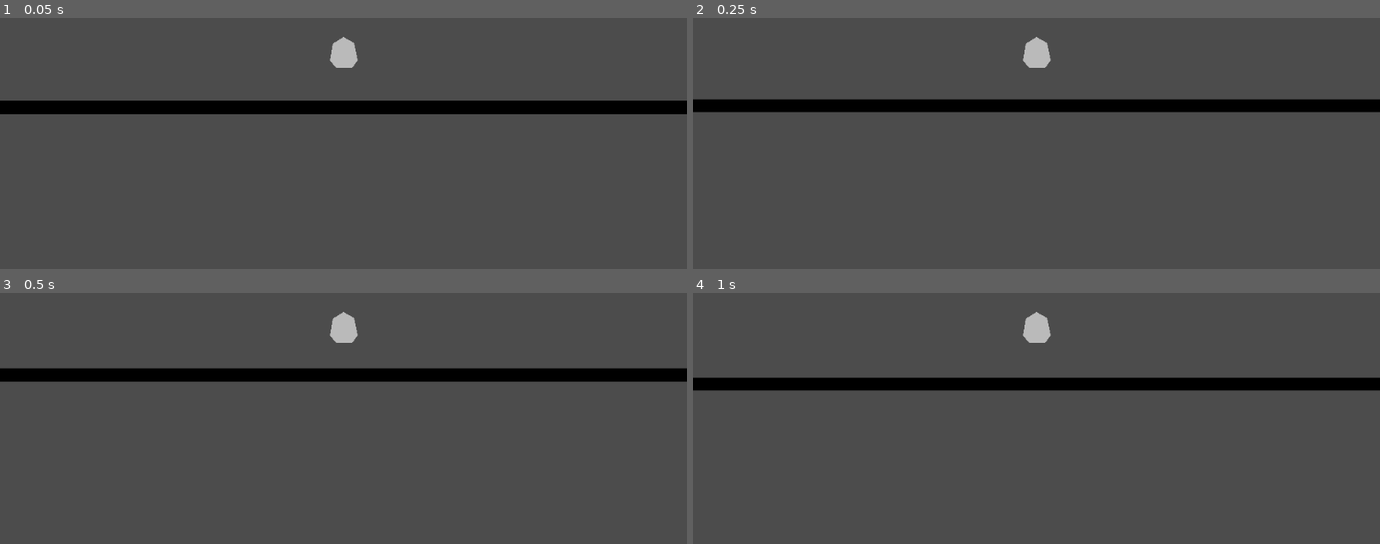
Above: before the commit, frames 1-4 (two rows, left to right).
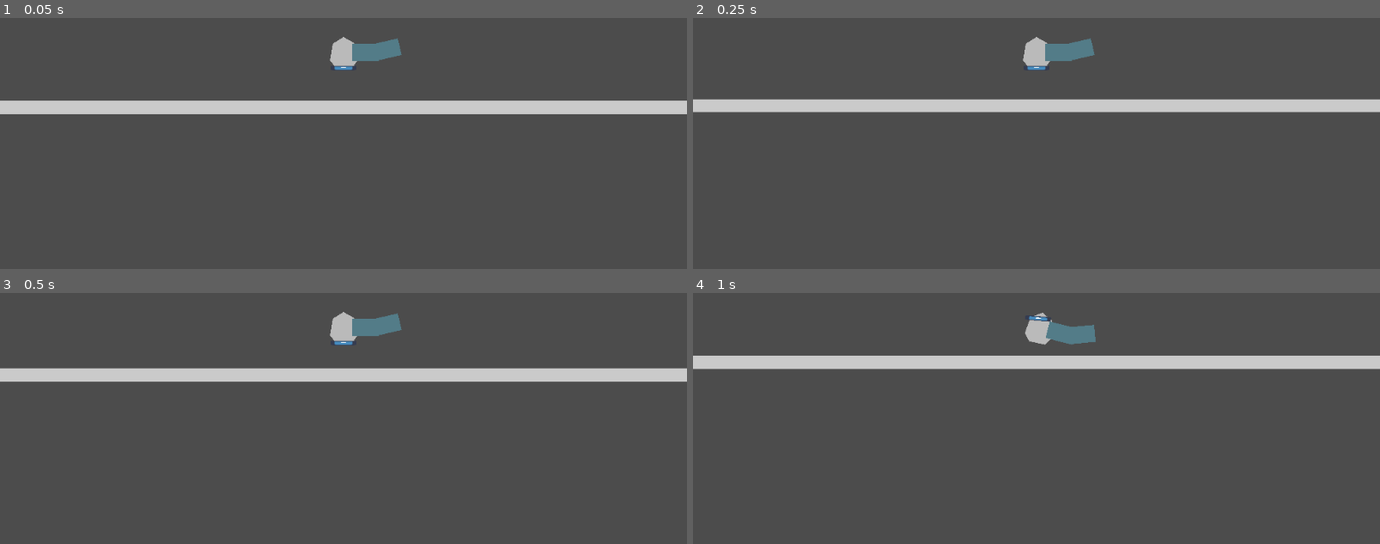
Above: after the commit, the same moments.

Repository: mikhail-shafigullin/godot-wild-jam-58
Game: Godot game, scene res://NN_test/PhysicTest.tscn
The game is run twice, just before and just after one commit, with the same random seed, the same clock (stepped at 60 frames per second) and the same inputs. The project has no main scene, so this scene is started directly. The engine's default icon, where the game draws it, is replaced by a stand-in: a white triangle on a blue panel in a dark square.
Inputs:
- Up to frame 1 (0.05 s): no input
- Up to frame 2 (0.25 s): no input
- Up to frame 3 (0.5 s): no input
- Up to frame 4 (1 s): tap Enter (ui_accept) at 0.5, 0.6, 0.77 s

The runs differ from the first frame. In frame 1, 6.0% of the frame differs, in the area x 0-100%, y 8-39%; in frame 2, 6.0%; in frame 3, 6.4%; in frame 4, 12%, in the area x 0-100%, y 7-40%.

Commit message:
ship core init

Diff:
--- a/NN_test/PhysicTest.tscn
+++ b/NN_test/PhysicTest.tscn
@@ -1,14 +1,10 @@
-[gd_scene load_steps=6 format=2]
+[gd_scene load_steps=4 format=2]
 
 [ext_resource path="res://NN_test/1x1.png" type="Texture" id=1]
 [ext_resource path="res://src/characters/Player.tscn" type="PackedScene" id=2]
-[ext_resource path="res://src/ship/thrust/Thruster.gd" type="Script" id=3]
 
 [sub_resource type="RectangleShape2D" id=1]
 extents = Vector2( 513.5, 10 )
-
-[sub_resource type="RectangleShape2D" id=2]
-extents = Vector2( 22.5, 6.5 )
 
 [node name="PhysicTest" type="Node2D"]
 
@@ -25,21 +21,5 @@
 texture = ExtResource( 1 )
 
 [node name="Player" parent="." instance=ExtResource( 2 )]
-position = Vector2( 518, 524 )
-collision_layer = 0
-mode = 2
-
-[node name="PinJoint2D" type="PinJoint2D" parent="Player"]
-node_a = NodePath("..")
-node_b = NodePath("../Thruster")
-softness = 5.51
-
-[node name="Thruster" type="RigidBody2D" parent="Player"]
-position = Vector2( -518, -524 )
-collision_layer = 0
-mode = 2
-script = ExtResource( 3 )
-
-[node name="CollisionShape2D" type="CollisionShape2D" parent="Player/Thruster"]
-position = Vector2( 518, 531 )
-shape = SubResource( 2 )
+position = Vector2( 519, 524 )
+breaking_distance = 3.0
--- a/project.godot
+++ b/project.godot
@@ -9,10 +9,25 @@
 config_version=4
 
 _global_script_classes=[ {
+"base": "PartBase",
+"class": "Frame",
+"language": "GDScript",
+"path": "res://src/ship/struct/Frame.gd"
+}, {
 "base": "RigidBody2D",
 "class": "PartBase",
 "language": "GDScript",
 "path": "res://src/ship/PartBase.gd"
+}, {
+"base": "PartBase",
+"class": "PartUtil",
+"language": "GDScript",
+"path": "res://src/ship/utils/PartUtil.gd"
+}, {
+"base": "PartBase",
+"class": "ShipCore",
+"language": "GDScript",
+"path": "res://src/ship/ShipCore.gd"
 }, {
 "base": "PartBase",
 "class": "Thruster",
@@ -20,7 +35,10 @@
 "path": "res://src/ship/thrust/Thruster.gd"
 } ]
 _global_script_class_icons={
+"Frame": "",
 "PartBase": "",
+"PartUtil": "",
+"ShipCore": "",
 "Thruster": ""
 }
 
@@ -32,6 +50,10 @@
 [autoload]
 
 State="*res://src/State.gd"
+
+[global]
+
+collision=false
 
 [gui]
 
--- a/src/State.gd
+++ b/src/State.gd
@@ -2,4 +2,4 @@
 
 # Тут будут жить наши глобальные штуки
 var sceneManager: Node2D;
-var player: RigidBody2D;
+var player;
--- a/src/characters/Player.gd
+++ b/src/characters/Player.gd
@@ -1,22 +1,17 @@
-extends PartBase
-
+extends ShipCore
 onready var camera: Camera2D = $Camera
 
-var thrusters: Array = []
-
 # Called when the node enters the scene tree for the first time.
-func _ready():
+func _enter_tree():
 	State.player = self
 
+func _ready():
+	is_parts_root = true
+
 	camera.make_current()
-	_find_thrusters()
-
-func _find_thrusters():
-	for c in get_children():
-		if c is Thruster:
-			thrusters.append(c)
 
 func _input(event):
 	if(Input.is_action_just_pressed("ui_accept")):
-		for T in thrusters:
-			T.fire()
+		for T in parts:
+			if T is Thruster:
+				T.fire()
--- a/src/characters/Player.tscn
+++ b/src/characters/Player.tscn
@@ -1,12 +1,19 @@
-[gd_scene load_steps=3 format=2]
+[gd_scene load_steps=7 format=2]
 
 [ext_resource path="res://src/characters/Player.gd" type="Script" id=1]
+[ext_resource path="res://src/ship/thrust/Thruster.gd" type="Script" id=2]
+[ext_resource path="res://src/ship/struct/Frame.tscn" type="PackedScene" id=3]
+[ext_resource path="res://icon.png" type="Texture" id=4]
 
 [sub_resource type="CapsuleShape2D" id=1]
 radius = 18.0
 height = 10.0
 
+[sub_resource type="RectangleShape2D" id=3]
+extents = Vector2( 50, 25.2101 )
+
 [node name="Player" type="RigidBody2D"]
+collision_layer = 0
 script = ExtResource( 1 )
 
 [node name="Camera" type="Camera2D" parent="."]
@@ -19,3 +26,56 @@
 [node name="TempCore" type="Polygon2D" parent="Core"]
 color = Color( 0.733333, 0.733333, 0.733333, 1 )
 polygon = PoolVector2Array( 0, -23, -16, -13, -20, 12, -11, 23, 13, 23, 21, 12, 16, -14 )
+
+[node name="PinJoint2D2" type="PinJoint2D" parent="."]
+position = Vector2( 13, -5 )
+node_a = NodePath("..")
+node_b = NodePath("../Thruster")
+softness = 16.0
+
+[node name="PinJoint2D3" type="PinJoint2D" parent="."]
+position = Vector2( -12, -5 )
+node_a = NodePath("..")
+node_b = NodePath("../Thruster")
+softness = 16.0
+
+[node name="Thruster" type="RigidBody2D" parent="."]
+collision_layer = 0
+script = ExtResource( 2 )
+breaking_distance = 5.322
+test_join0 = NodePath("../PinJoint2D2")
+test_join1 = NodePath("../PinJoint2D3")
+
+[node name="CollisionShape2D" type="CollisionShape2D" parent="Thruster"]
+scale = Vector2( 0.32, 0.119 )
+shape = SubResource( 3 )
+
+[node name="Icon" type="Sprite" parent="Thruster/CollisionShape2D"]
+position = Vector2( -1, 1 )
+scale = Vector2( 1.86494, 0.908137 )
+texture = ExtResource( 4 )
+
+[node name="Frame" parent="." instance=ExtResource( 3 )]
+position = Vector2( 33, -23 )
+breaking_distance = 6.729
+
+[node name="PinJoint2D" parent="Frame" index="2"]
+node_b = NodePath("../..")
+
+[node name="PinJoint2D2" parent="Frame" index="3"]
+node_b = NodePath("../..")
+
+[node name="Frame" parent="Frame" instance=ExtResource( 3 )]
+position = Vector2( 31, -4 )
+rotation = -0.226081
+part_mass = 8.467
+breaking_distance = 9.972
+
+[node name="PinJoint2D" parent="Frame/Frame" index="2"]
+node_b = NodePath("../..")
+
+[node name="PinJoint2D2" parent="Frame/Frame" index="3"]
+node_b = NodePath("../..")
+
+[editable path="Frame"]
+[editable path="Frame/Frame"]
--- a/src/ship/PartBase.gd
+++ b/src/ship/PartBase.gd
@@ -1,11 +1,79 @@
-tool
 class_name PartBase
-
 extends RigidBody2D
 
-var visual: Sprite
-export var visualTexture: Texture
+export var init_health: float = 100
+onready var health = init_health
+export var part_mass: float = 1
+export var armor: float = 1
+export var armor_weak: float = -1
+export var breaking_distance: float = 32.1
 
+export var test_join0: NodePath
+export var test_join1: NodePath
+# array of PartJoints
+# Joins will connect only to parent
+var part_joints: Array = []
+var is_parts_root: bool
 
-func _get_configuration_warning():
+# Array of PartBase children
+var children_parts: Array = []
+
+#TEMP
+onready var core = State.player
+
+func _enter_tree():
+	set_collision_layer_bit(0, false)
+class PartJoint:
+	var joint_node: Joint2D
+	var rest_position: Vector2
+
+	func _init(joint = null, rest_pos = null):
+		self.joint_node = joint
+		self.rest_position = rest_pos
+
+# Base functions
+func slice():
+	core.slice_part(self)
+
+func destroy():
+	core.destroy_parts(self)
+
+func repair():
+	core.repair_part(self)
+
+# Blueprint functions
+func weld(joints:Array):
 	pass
+
+# Callbacks
+func on_slice():
+	for j in part_joints:
+		j.joint_node.queue_free()
+	part_joints.clear()
+
+func on_destroy():
+	health = 0
+
+func on_repair():
+	health = init_health
+
+func _ready():
+	#confusing placement will override default mass: Remove?
+	mass = part_mass
+
+	#temp remove after blueprint.build() realization
+	if (!is_parts_root):
+		part_joints = [
+			PartJoint.new(get_node(test_join0), position),
+			PartJoint.new(get_node(test_join1), position)
+		]
+
+func _physics_process(delta):
+	if (health > 0 and not is_parts_root):
+		_update_joints()
+
+func _update_joints():
+	for j in part_joints:
+		var distance:float = (position - j.rest_position).length()
+		if(distance > breaking_distance):
+			slice()
--- /dev/null
+++ b/src/ship/ShipCore.gd
@@ -0,0 +1,50 @@
+class_name ShipCore
+extends PartBase
+
+var parts:		Dictionary = {}
+
+enum PartsTypes { THRUSTER, COLLECTOR, UTIL }
+
+class PartController:
+	var part_type
+	var display_name: String = "part"
+	var key_bind: InputEventAction
+
+# Called when the node enters the scene tree for the first time.
+func _ready():
+	_find_thrusters()
+
+func _find_thrusters():
+	for c in get_children():
+		if c is Thruster:
+			parts[c] = PartController.new()
+
+func on_part_destruction(part: PartBase):
+	var pt_ctrl = parts.get(part)
+	if parts.erase(part):
+		unplug_part(pt_ctrl)
+		part.on_destroy()
+
+func plug_part(ctr: PartController):
+	pass
+
+func unplug_part(ctr: PartController):
+	pass
+
+func slice_part(part_from: PartBase):
+	destroy_part(part_from)
+
+	part_from.on_slice()
+
+	#reparent to ship core parent
+	var past_global_transform = part_from.global_transform
+	part_from.get_parent().remove_child(part_from)
+	get_parent().add_child(part_from)
+	part_from.global_transform = past_global_transform
+
+func destroy_part(start_from_part: PartBase):
+	for part in start_from_part.children_parts:
+		destroy_part(part)
+		on_part_destruction(part)
+
+	on_part_destruction(start_from_part)
--- a/src/ship/struct/Frame.gd
+++ b/src/ship/struct/Frame.gd
@@ -1 +1,2 @@
+class_name Frame
 extends PartBase
--- /dev/null
+++ b/src/ship/struct/Frame.tscn
@@ -0,0 +1,33 @@
+[gd_scene load_steps=4 format=2]
+
+[ext_resource path="res://src/ship/struct/Frame.gd" type="Script" id=1]
+[ext_resource path="res://NN_test/1x1.png" type="Texture" id=2]
+
+[sub_resource type="RectangleShape2D" id=1]
+extents = Vector2( 19, 12 )
+
+[node name="Frame" type="RigidBody2D"]
+position = Vector2( -1, 0 )
+collision_layer = 0
+script = ExtResource( 1 )
+health = null
+test_join0 = NodePath("PinJoint2D")
+test_join1 = NodePath("PinJoint2D2")
+
+[node name="CollisionShape2D" type="CollisionShape2D" parent="."]
+shape = SubResource( 1 )
+
+[node name="Sprite" type="Sprite" parent="."]
+modulate = Color( 0.411765, 0.615686, 0.67451, 1 )
+scale = Vector2( 40.5079, 25.3964 )
+texture = ExtResource( 2 )
+
+[node name="PinJoint2D" type="PinJoint2D" parent="."]
+position = Vector2( -19, -12 )
+node_a = NodePath("..")
+softness = 16.0
+
+[node name="PinJoint2D2" type="PinJoint2D" parent="."]
+position = Vector2( -19, 11 )
+node_a = NodePath("..")
+softness = 16.0
--- a/src/ship/thrust/Thruster.gd
+++ b/src/ship/thrust/Thruster.gd
@@ -2,4 +2,5 @@
 extends PartBase
 
 func fire():
-    apply_impulse(Vector2(), Vector2(0,-100))
+	var up = Vector2.UP.rotated(global_rotation)
+	apply_impulse(Vector2(), up*mass*100)
--- /dev/null
+++ b/src/ship/utils/PartUtil.gd
@@ -0,0 +1,2 @@
+class_name PartUtil
+extends PartBase
Binary file changed: NN_test/1x1.png
Not shown, changed: .gitignore
